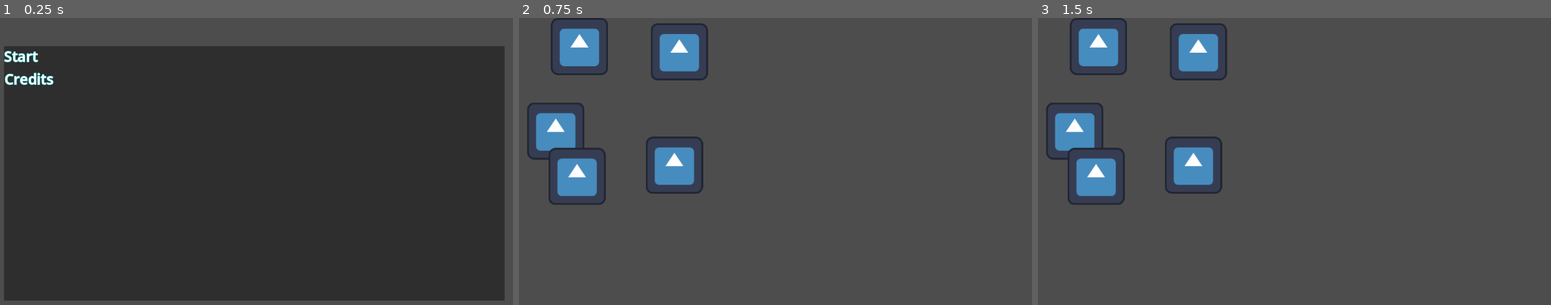
Above: before the commit, frames 1-3 (left to right).
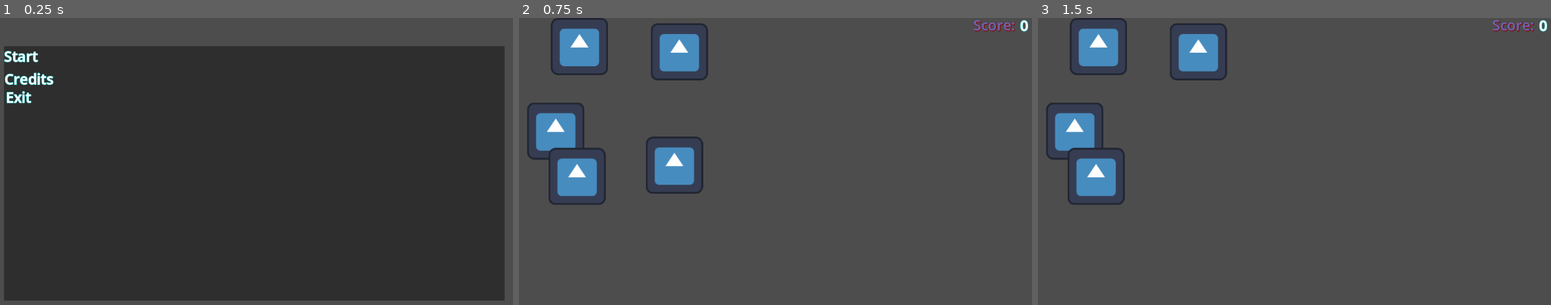
Above: after the commit, the same moments.

Repository: acesolucoes/godot-clicker
Game: Godot game, scene res://Scenes/main_menu/menu.tscn
Same seed, same stepped clock (60 frames per second), same inputs: the game is played once before the commit and once after it. The engine's default icon, where the game draws it, is replaced by a stand-in: a white triangle on a blue panel in a dark square.
Inputs (mouse positions are in pixels of both pictures, inside the frame that each line leads up to):
- Up to frame 1 (0.25 s): no input
- Up to frame 2 (0.75 s): tap Enter at 0.5 s; move the mouse to (539, 55) at 0.52 s; click (539, 55) at 0.67 s
- Up to frame 3 (1.5 s): tap Space at 1.25 s; move the mouse to (1191, 175) at 1.27 s; click (1191, 175) at 1.42 s

The runs differ from the first frame. In frame 1, 0.1% of the frame differs, in the area x 1-7%, y 25-30%; in frame 2, 0.2%; in frame 3, 1.6%, in the area x 24-100%, y 0-62%.

Commit message:
fixing behavior in level scene and adding more scripts

Diff:
--- /dev/null
+++ b/Scenes/TestCSharp.tscn
@@ -0,0 +1,3 @@
+[gd_scene format=3 uid="uid://bwdhtnn6ym144"]
+
+[node name="Game" type="Node" unique_id=976158489]
--- /dev/null
+++ b/Scenes/credits/credits.tscn
@@ -0,0 +1,15 @@
+[gd_scene format=3 uid="uid://capras1ql7g40"]
+
+[node name="Control" type="Control" unique_id=296464145]
+layout_mode = 3
+anchors_preset = 15
+anchor_right = 1.0
+anchor_bottom = 1.0
+grow_horizontal = 2
+grow_vertical = 2
+
+[node name="Label" type="Label" parent="." unique_id=1353629814]
+layout_mode = 0
+offset_right = 40.0
+offset_bottom = 23.0
+text = "Desenvolvedores:"
--- a/Scenes/level.tscn
+++ b/Scenes/level.tscn
@@ -1,6 +1,29 @@
 [gd_scene format=3 uid="uid://8ybha2ywcblu"]
 
 [ext_resource type="Script" uid="uid://bw2lip4nno57" path="res://Scripts/level.gd" id="1_tumq0"]
+[ext_resource type="LabelSettings" uid="uid://bmny8p7o6r2cs" path="res://Resources/default_label_settings.tres" id="2_k5f4k"]
+
+[sub_resource type="LabelSettings" id="LabelSettings_6phgx"]
+font_size = 32
+font_color = Color(0.43692985, 0.4032599, 0.7200167, 1)
+shadow_size = 4
+shadow_color = Color(0.5220287, 0.03876, 0.050708726, 0.87200004)
 
 [node name="Level" type="Node2D" unique_id=160453220]
 script = ExtResource("1_tumq0")
+
+[node name="ScoreText" type="Label" parent="." unique_id=1932588609]
+offset_left = 1019.0
+offset_top = -7.0
+offset_right = 1113.0
+offset_bottom = 38.0
+text = "Score:"
+label_settings = SubResource("LabelSettings_6phgx")
+
+[node name="Score" type="Label" parent="." unique_id=1091779683]
+offset_left = 1124.0
+offset_top = -6.0
+offset_right = 1152.0
+offset_bottom = 39.0
+text = "0"
+label_settings = ExtResource("2_k5f4k")
--- /dev/null
+++ b/Scenes/levels/levelTest.tscn
@@ -0,0 +1,29 @@
+[gd_scene format=3 uid="uid://bhqqmbmvk0el6"]
+
+[ext_resource type="Script" uid="uid://bw2lip4nno57" path="res://Scripts/level.gd" id="1_yg65o"]
+[ext_resource type="LabelSettings" uid="uid://bmny8p7o6r2cs" path="res://Resources/default_label_settings.tres" id="3_kv1kh"]
+
+[sub_resource type="LabelSettings" id="LabelSettings_kv1kh"]
+font_size = 32
+font_color = Color(0.43692985, 0.4032599, 0.7200167, 1)
+shadow_size = 4
+shadow_color = Color(0.5220287, 0.03876, 0.050708726, 0.87200004)
+
+[node name="Level" type="Node2D" unique_id=160453220]
+script = ExtResource("1_yg65o")
+
+[node name="ScoreText" type="Label" parent="." unique_id=206429677]
+offset_left = 1019.0
+offset_top = -7.0
+offset_right = 1113.0
+offset_bottom = 38.0
+text = "Score:"
+label_settings = SubResource("LabelSettings_kv1kh")
+
+[node name="Score" type="Label" parent="." unique_id=1826376531]
+offset_left = 1124.0
+offset_top = -6.0
+offset_right = 1152.0
+offset_bottom = 39.0
+text = "0"
+label_settings = ExtResource("3_kv1kh")
--- a/Scenes/main_menu/menu.tscn
+++ b/Scenes/main_menu/menu.tscn
@@ -1,7 +1,9 @@
 [gd_scene format=3 uid="uid://ci1umqwx8ujbl"]
 
 [ext_resource type="LabelSettings" uid="uid://bmny8p7o6r2cs" path="res://Resources/default_label_settings.tres" id="1_1rerr"]
-[ext_resource type="Script" uid="uid://r8uwctqlxh6j" path="res://Scenes/start.gd" id="2_xhh6f"]
+[ext_resource type="Script" uid="uid://r8uwctqlxh6j" path="res://Scripts/start.gd" id="2_xhh6f"]
+[ext_resource type="Script" uid="uid://dfsdv1p06ri1g" path="res://Scripts/exit.gd" id="3_63tvw"]
+[ext_resource type="Script" uid="uid://sd4saiheev5a" path="res://Scripts/credits.gd" id="3_pq1ke"]
 
 [node name="MainMenu" type="Control" unique_id=144933844]
 custom_minimum_size = Vector2(640, 480)
@@ -40,3 +42,16 @@
 mouse_default_cursor_shape = 2
 text = "Credits"
 label_settings = ExtResource("1_1rerr")
+script = ExtResource("3_pq1ke")
+
+[node name="Exit" type="Label" parent="Panel" unique_id=1627166698]
+layout_mode = 0
+offset_left = 4.0
+offset_top = 92.0
+offset_right = 66.0
+offset_bottom = 140.0
+mouse_filter = 1
+mouse_default_cursor_shape = 2
+text = "Exit"
+label_settings = ExtResource("1_1rerr")
+script = ExtResource("3_63tvw")
--- a/Scenes/random_character.tscn
+++ b/Scenes/random_character.tscn
@@ -1,6 +1,8 @@
 [gd_scene format=3 uid="uid://biq7keoldboex"]
 
 [ext_resource type="Texture2D" uid="uid://gt1hcinirtbl" path="res://icon.svg" id="1_jj4ma"]
+[ext_resource type="Script" uid="uid://ccidjb8cu5hgi" path="res://Scripts/random_character.gd" id="2_5y0jg"]
 
 [node name="RandomCharacter" type="Sprite2D" unique_id=1558793643]
 texture = ExtResource("1_jj4ma")
+script = ExtResource("2_5y0jg")
--- /dev/null
+++ b/Scenes/random_character2.tscn
@@ -0,0 +1,19 @@
+[gd_scene format=3 uid="uid://cly7lscfys86"]
+
+[ext_resource type="PackedScene" uid="uid://biq7keoldboex" path="res://Scenes/random_character.tscn" id="1_dte2r"]
+[ext_resource type="Script" uid="uid://5tntgtp38vcd" path="res://Scripts/random_character_2.gd" id="1_xqxgg"]
+
+[sub_resource type="RectangleShape2D" id="RectangleShape2D_dte2r"]
+size = Vector2(129, 129)
+
+[node name="RandomCharacter2" type="Area2D" unique_id=1352522646]
+script = ExtResource("1_xqxgg")
+
+[node name="RandomCharacter" parent="." unique_id=1558793643 instance=ExtResource("1_dte2r")]
+
+[node name="CollisionShape2D" type="CollisionShape2D" parent="." unique_id=1650672257]
+position = Vector2(0.5, -0.5)
+shape = SubResource("RectangleShape2D_dte2r")
+
+[connection signal="input_event" from="." to="." method="_on_input_event2"]
+[connection signal="input_event" from="." to="." method="_on_input_event"]
--- /dev/null
+++ b/Scripts/exit.gd
@@ -0,0 +1,6 @@
+extends Label
+
+func _gui_input(event):
+	if event is InputEventMouseButton:
+		if event.pressed:
+			get_tree().quit()
--- a/Scripts/level.gd
+++ b/Scripts/level.gd
@@ -1,6 +1,6 @@
 extends Node2D
 
-const MyScene = preload("res://Scenes/random_character.tscn")
+const MyScene = preload("res://Scenes/random_character2.tscn")
 var _points: Array[Vector2] = []
 var _spriteDimension: Vector2
 @export var characters_amount : int = 5
@@ -8,7 +8,8 @@
 # Called when the node enters the scene tree for the first time.
 func _ready() -> void:
 	var instance = MyScene.instantiate()
-	var sp = instance as Sprite2D
+	var area = instance as Area2D
+	var sp = area.get_child(0) as Sprite2D
 	_spriteDimension = sp.texture.get_size()
 	var min_dimension = min(_spriteDimension[0]/2, _spriteDimension[1]/2)
 	instance.queue_free()
@@ -21,10 +22,11 @@
 	for index in range(len(_points)):
 		_points[index] = Vector2(rng.randf_range(min_dimension, 400.0), rng.randf_range(min_dimension, 400.0))
 		instance = MyScene.instantiate()
-		sp = instance as Sprite2D
-		sp.position = _points[index]
+		area = instance as Area2D
+		sp = area.get_child(0) as Sprite2D
+		area.position = _points[index]
 
-		add_child(sp)
+		add_child(area)
 
 
 # Called every frame. 'delta' is the elapsed time since the previous frame.
--- /dev/null
+++ b/Scripts/random_character.gd
@@ -0,0 +1,9 @@
+extends Sprite2D
+
+func _ready() -> void:
+	#mouse_filter = MouseFilterEnum.Stop
+	pass
+
+# Called every frame. 'delta' is the elapsed time since the previous frame.
+func _process(_delta: float) -> void:
+	pass
--- /dev/null
+++ b/Scripts/random_character_2.gd
@@ -0,0 +1,23 @@
+extends Area2D
+
+# Called when the node enters the scene tree for the first time.
+func _ready() -> void:
+	pass # Replace with function body.
+
+# Called every frame. 'delta' is the elapsed time since the previous frame.
+func _process(delta: float) -> void:
+	pass
+
+
+func _on_input_event(viewport: Node, event: InputEvent, shape_idx: int) -> void:
+	if event is InputEventMouseButton and event.pressed:
+		var mouseEVent : InputEventMouseButton = event
+		if mouseEVent.button_index == MOUSE_BUTTON_LEFT:
+			queue_free()
+
+
+func _on_input_event2(viewport: Node, event: InputEvent, shape_idx: int) -> void:
+	if event is InputEventMouseButton and event.pressed:
+		var mouseEVent : InputEventMouseButton = event
+		if mouseEVent.button_index == MOUSE_BUTTON_LEFT:
+			queue_free()
--- /dev/null
+++ b/Scripts/start.gd
@@ -0,0 +1,8 @@
+extends Label
+
+var level2 = preload("res://Scenes/level.tscn")
+
+func _gui_input(event):
+	if event is InputEventMouseButton:
+		if event.pressed:
+			get_tree().change_scene_to_packed(level2)
Renamed: Scenes/start.gd -> Scripts/credits.gd
Not shown, added: Scripts/credits.gd.uid
Not shown, added: Scripts/exit.gd.uid
Not shown, added: Scripts/random_character.gd.uid
Not shown, added: Scripts/random_character_2.gd.uid
Renamed: Scenes/start.gd.uid -> Scripts/start.gd.uid
